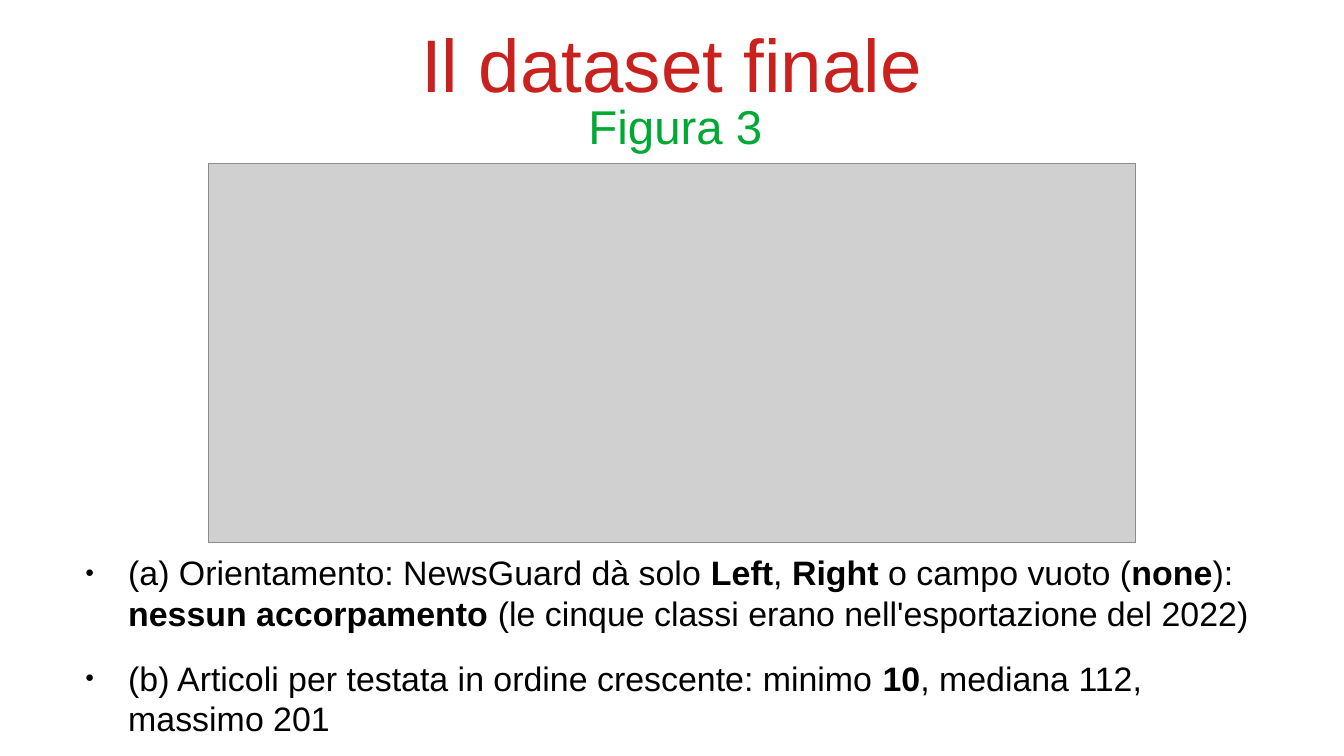
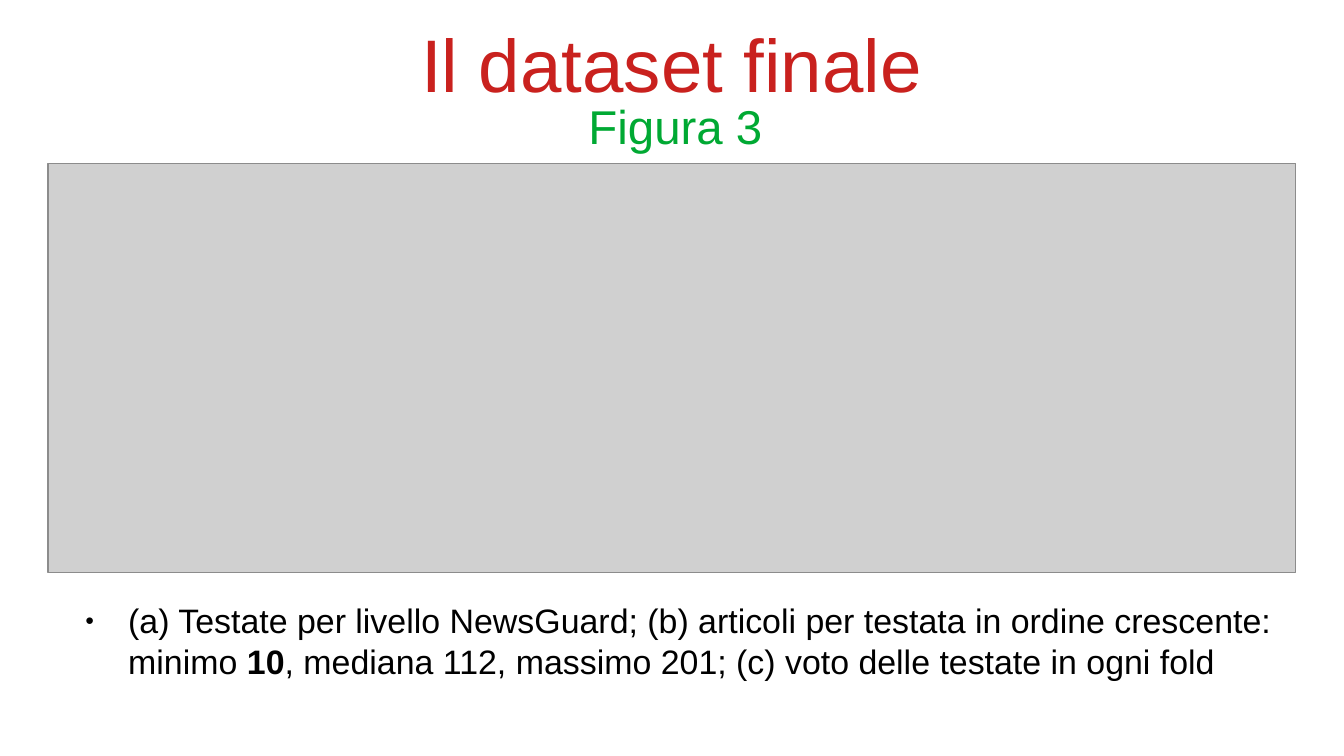
Before and after one commit to bianchi-john/PublisherClassification, a slide deck: slide 8 of Presentazioni/Paper rivista/PaperRivista.odp. Drawn at 1344x756 pixels with LibreOffice and Linux fonts; fonts in the diff are those of the drawing; grey boxes stand for pictures. Boxes give left, top, right and bottom in pixels: in the first picture for what was removed or moved away, otherwise in the second. Text is boxed around its words. In the diff, an @@ line names an element or a change of style, - is before the commit and + after.

```diff
--- a/Presentazioni/Paper rivista/PaperRivista.odp
+++ b/Presentazioni/Paper rivista/PaperRivista.odp
@@ picture: place and size @@
-picture at bbox=[209, 163, 1135, 543]
+picture at bbox=[48, 163, 1296, 573]
@@ text at bbox=[128, 608, 1270, 681]: text changed @@
-● (a) Orientamento: NewsGuard dà solo Left, Right o campo vuoto (none): nessun accorpamento (le cinque classi erano nell'esportazione del 2022)
-● (b) Articoli per testata in ordine crescente: minimo 10, mediana 112, massimo 201
+● (a) Testate per livello NewsGuard; (b) articoli per testata in ordine crescente: minimo 10, mediana 112, massimo 201; (c) voto delle testate in ogni fold
```
Also in this commit, not shown: 13 other slides changed, 4 slides added, 6 slides removed, 29 other files.
